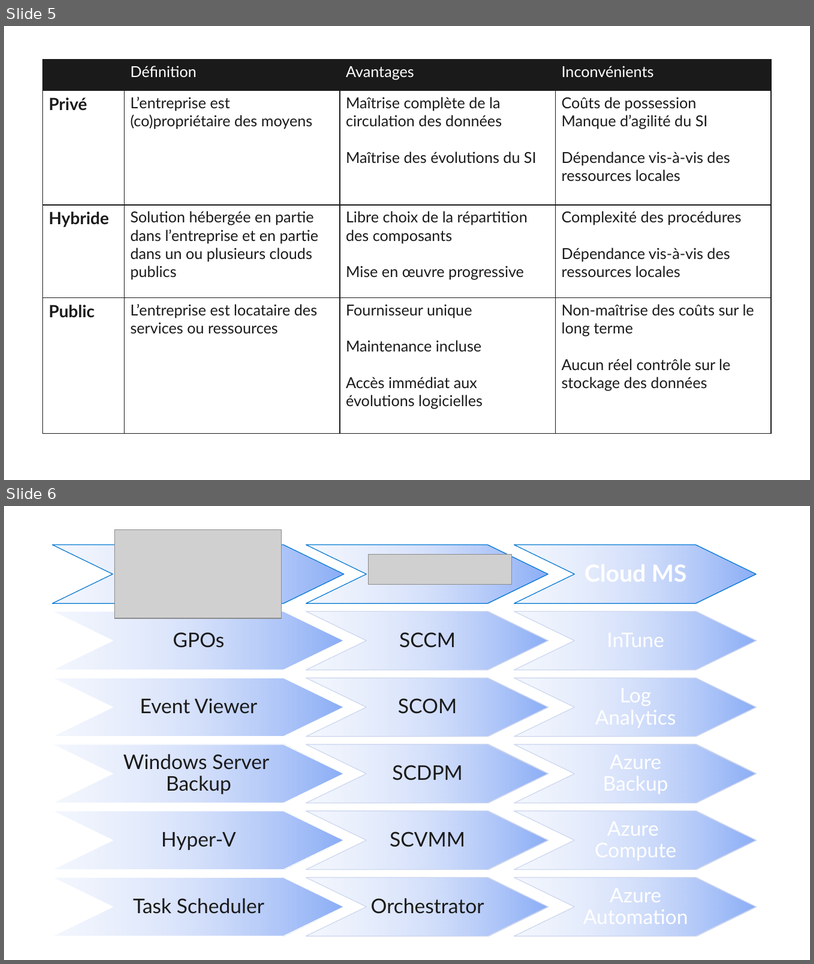
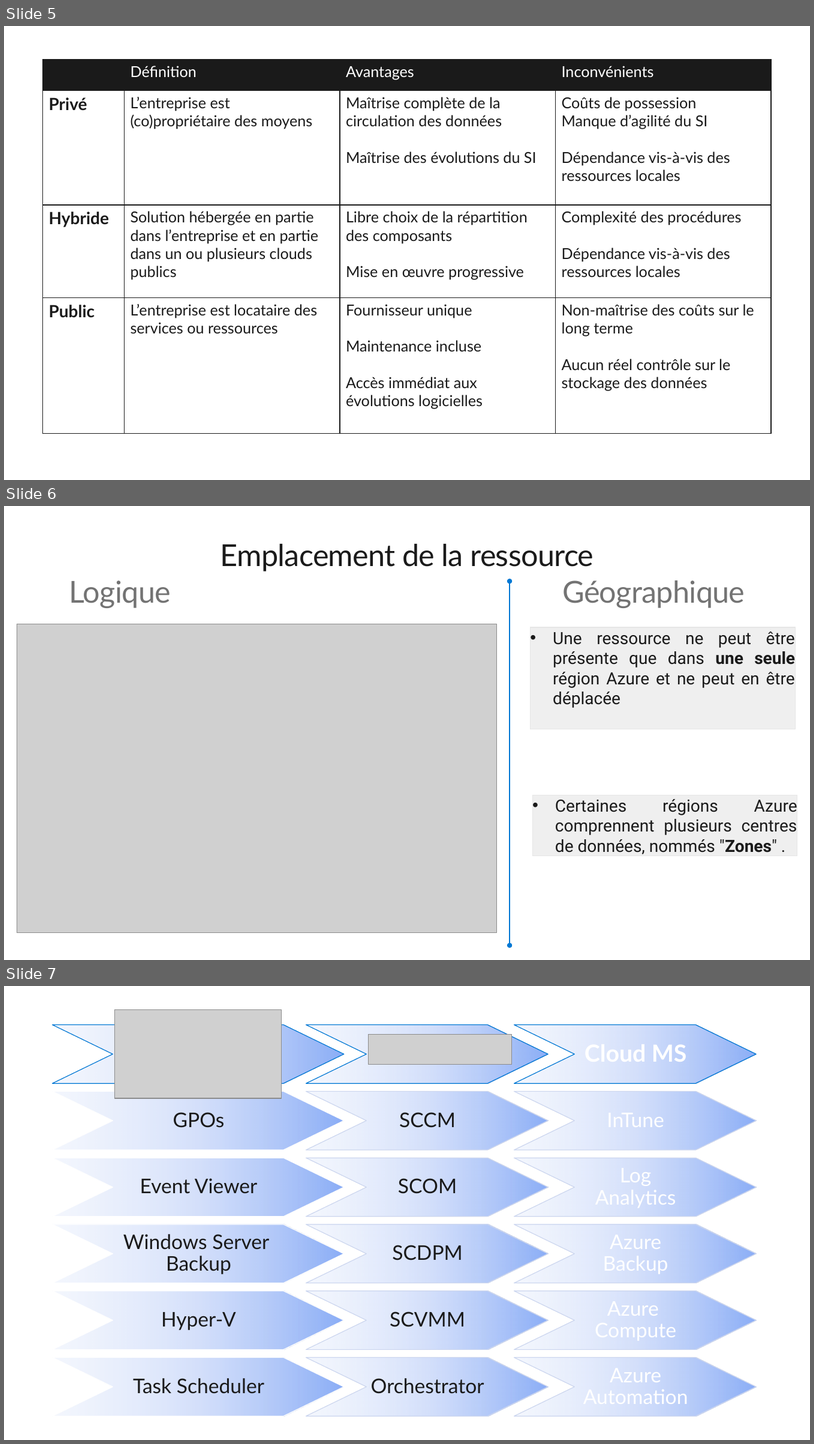
Before and after one commit to renaudwangler/ib, a slide deck: extra/AZ-103APrequel.pptx. Shown one above the other, each under a label of ours: slides 5 and 6 before the commit, slides 5, 6 and 7 after it. The pictures are 814x964 and 814x1444 pixels, drawn with LibreOffice and Linux fonts; fonts in the diff are those of the drawing; grey boxes stand for pictures. Boxes give left, top, right and bottom in pixels: in the first picture for what was removed or moved away, otherwise in the second. Text is boxed around its words. In the diff, an @@ line names an element or a change of style, - is before the commit and + after.

```diff
--- a/extra/AZ-103APrequel.pptx
+++ b/extra/AZ-103APrequel.pptx
@@ slide 6 added at box(4, 506, 810, 960), background #FFFFFF @@
@@ title added at box(221, 544, 745, 608), 36 pt, text #1A1A1A @@
+Emplacement de la ressource
+Logique Géographique
@@ double arrow added from (510, 581) to (510, 945), #0078D4 1.5 pt @@
@@ picture added at box(17, 624, 498, 932) @@
@@ rectangle added at box(530, 627, 795, 729), fill #EFEFEF, outline #E6E6E6 0.75 pt, 20 pt, text #1A1A1A @@
+• Une ressource ne peut être présente que dans une seule région Azure et ne peut en être déplacée
@@ rectangle added at box(533, 795, 798, 856), fill #EFEFEF, outline #E6E6E6 0.75 pt, 20 pt, text #1A1A1A @@
+• Certaines régions Azure comprennent plusieurs centres de données, nommés "Zones" .
@@ what was slide 6 is now slide 7 @@
```
Also in this commit, not shown: 1 slide removed, 13 other files.
